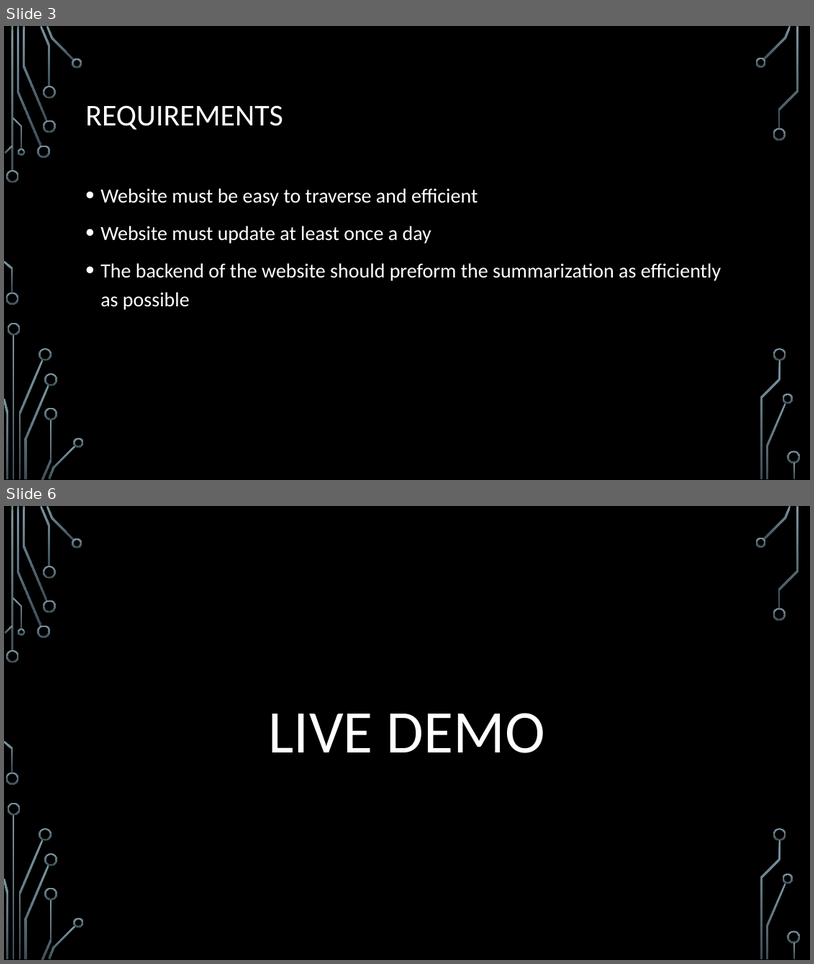
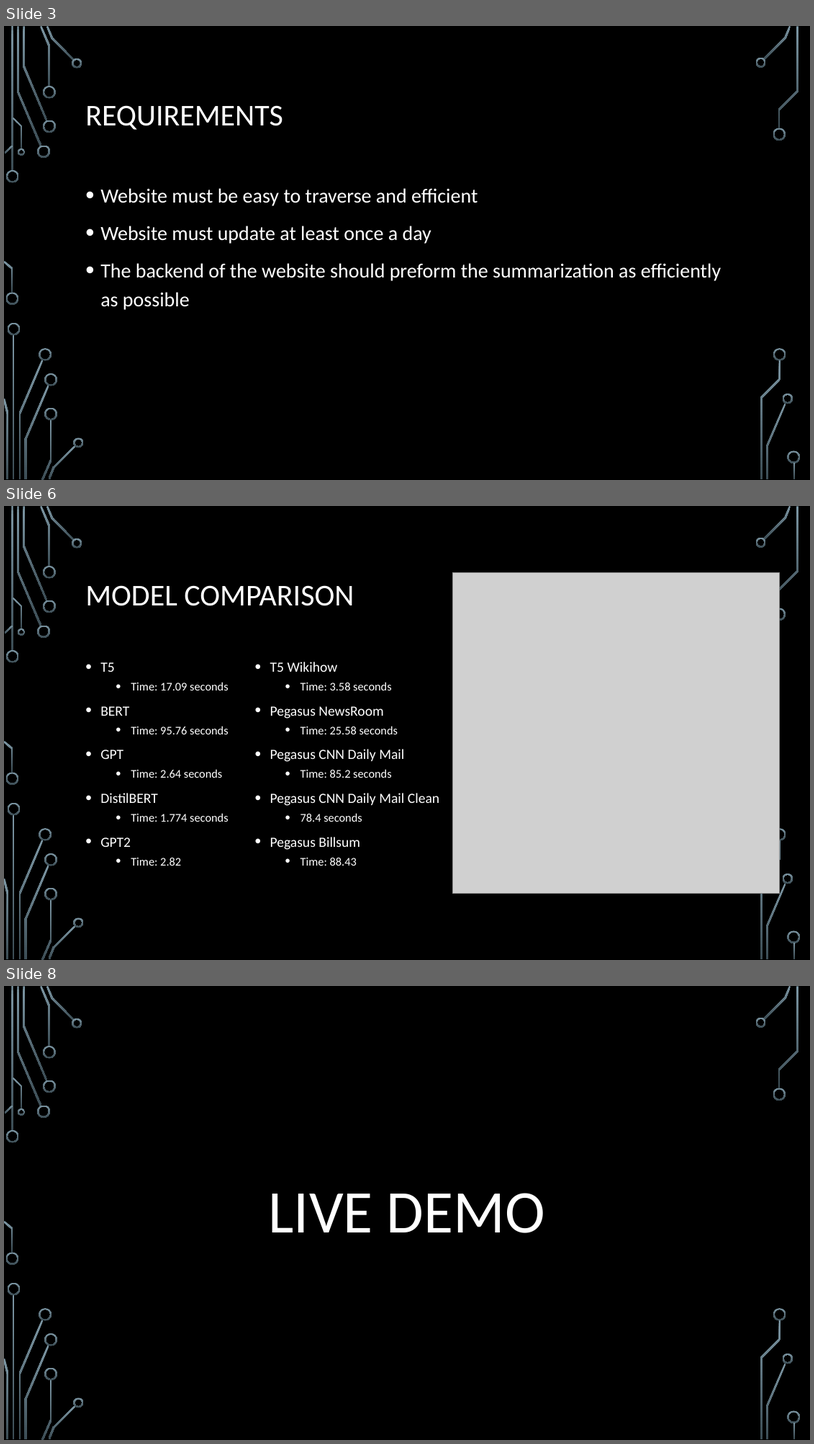
Before and after one commit to lazarust/NewsTextSummarization, a slide deck: Presentations/Final Presentation.pptx. Shown one above the other, each under a label of ours: slides 3 and 6 before the commit, slides 3, 6 and 8 after it; the slides between them are not shown. The pictures are 814x964 and 814x1444 pixels, drawn with LibreOffice and Linux fonts; fonts in the diff are those of the drawing; grey boxes stand for pictures; background and template pictures are left out. Boxes give left, top, right and bottom in pixels: in the first picture for what was removed or moved away, otherwise in the second. Text is boxed around its words. In the diff, an @@ line names an element or a change of style, - is before the commit and + after.

```diff
--- a/Presentations/Final Presentation.pptx
+++ b/Presentations/Final Presentation.pptx
@@ slide 6 added at box(4, 506, 810, 960), background picture (left out); not listed: 36 template elements that a slide beside it also shows @@
@@ title added at box(85, 585, 354, 606), 36 pt, text #FFFFFF @@
+MODEL COMPARISON
@@ picture added at box(453, 572, 779, 894) @@
@@ text added at box(100, 662, 228, 865), 14 pt, text #FFFFFF @@
+• T5
+  • Time: 17.09 seconds
+• BERT
+  • Time: 95.76 seconds
+• GPT
+  • Time: 2.64 seconds
+• DistilBERT
+  • Time: 1.774 seconds
+• GPT2
+  • Time: 2.82
@@ text added at box(270, 662, 440, 865), 16.8 pt, text #FFFFFF @@
+• T5 Wikihow
+  • Time: 3.58 seconds
+• Pegasus NewsRoom
+  • Time: 25.58 seconds
+• Pegasus CNN Daily Mail
+  • Time: 85.2 seconds
+• Pegasus CNN Daily Mail Clean
+  • 78.4 seconds
+• Pegasus Billsum
+  • Time: 88.43
@@ what was slide 6 is now slide 8 @@
```
Also in this commit, not shown: 3 slides changed, 1 other slide added, 1 other file.
